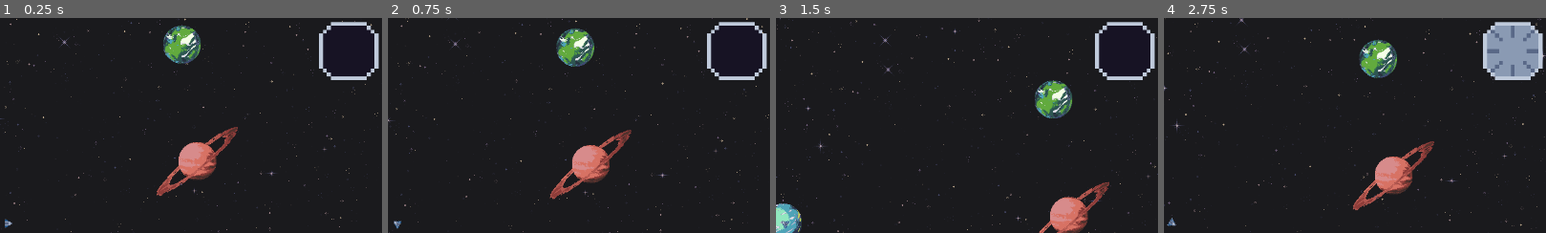
Above: before the commit, frames 1-4 (left to right).
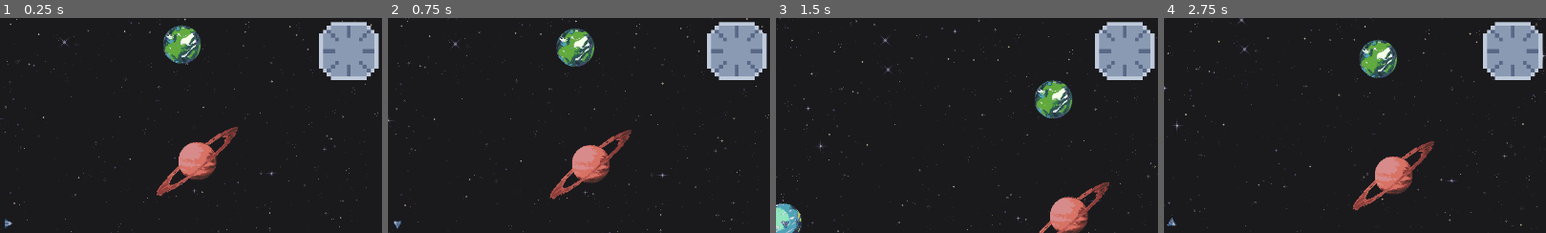
Above: after the commit, the same moments.

Repository: shadowhen/Star-Trader
Game: Godot game, scene res://World.tscn
Same seed, same stepped clock (60 frames per second), same inputs: the game is played once before the commit and once after it.
Inputs (mouse positions are % of the whole screen's width and height, from its top left):
- Up to frame 1 (0.25 s): no input
- Up to frame 2 (0.75 s): tap Enter at 0.5 s; move the mouse to (37, 37) at 0.52 s; press the mouse at (37, 37) at 0.53 s; hold Right (ui_right) from 0.53 s (still down)
- Up to frame 3 (1.5 s): move the mouse to (82, 17) at 1.27 s; release Right (ui_right) at 1.28 s; release the mouse at (82, 17) at 1.28 s; hold Down (ui_down) from 1.28 s (still down); tap T (trade) at 1.35 s; click (82, 17) at 1.42 s
- Up to frame 4 (2.75 s): tap Space at 2 s; move the mouse to (83, 88) at 2.02 s; release Down (ui_down) at 2.03 s; press the mouse at (83, 88) at 2.03 s; hold Right (ui_right) from 2.03 s (still down)
The pictures show only the part of the screen within x 49-99%, y 2-52%; the shares and areas given below are measured in that part.

The runs differ from the first frame. In frame 1, 3.0% of the frame differs, in the area x 84-98%, y 3-28%; in frame 2, 3.0%; in frame 3, 3.0%; in frame 4, nothing differs.

Commit message:
fixed clock spiking after first increment

Diff:
--- a/Game.gd
+++ b/Game.gd
@@ -29,8 +29,11 @@
 			get_node("GUI/SharedUI/Tabs/Upgrade/Container/RightSide/VBoxContainer/Label").text = "Upgrade 1: Inventory +5. 800 monies. "
 
 func _process(delta):
-	# Updates the radial value of the ui clock
-	clock.value = week_timer.wait_time - week_timer.time_left
+	if week_timer.is_stopped():
+		clock.value = 0
+	else:
+		# Updates the radial value of the ui clock
+		clock.value = week_timer.wait_time - week_timer.time_left
 
 func _unhandled_input(event):
 	if event.is_action_pressed("trade") and game_state == GameState.DOCKED:
